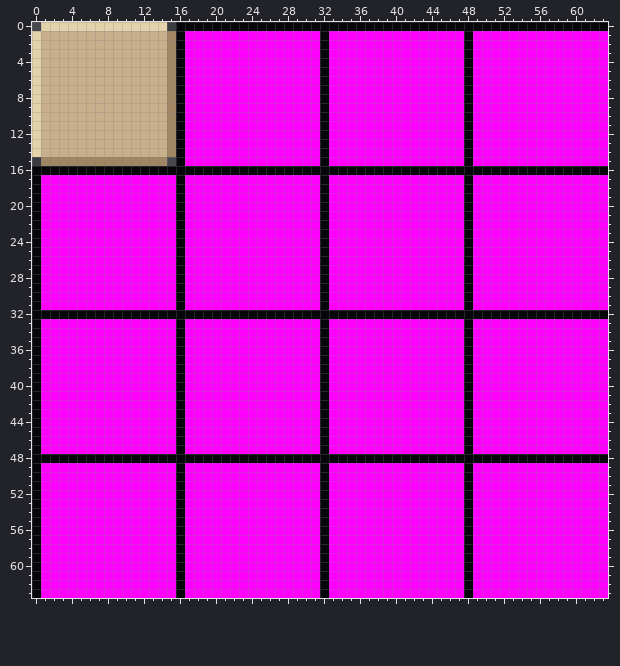
Two versions of one pixel-art sprite, res/spritesheet/tileset_default.png. The picture above was drawn from the file before the commit.
The file is 64x64 pixels.
New version:
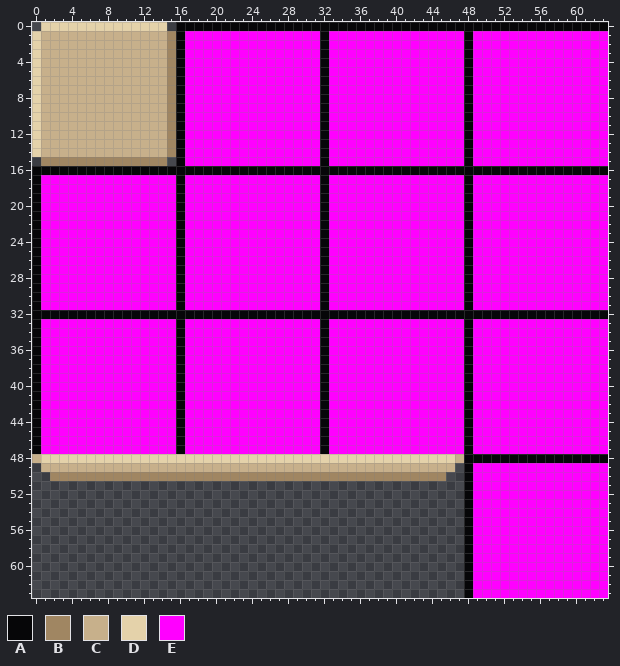
Palette (. is transparent): A #060608  B #a08662  C #c7b08b  D #e4d2aa  E #ff00ff
Changes in this commit:
y 48: x 0..47 AAAAAAAAAAAAAAAAAAAAAAAAAAAAAAAAAAAAAAAAAAAAAAAA -> CDDDDDDDDDDDDDDDDDDDDDDDDDDDDDDDDDDDDDDDDDDDDDDC
y 49: x 0..47 AEEEEEEEEEEEEEEEAEEEEEEEEEEEEEEEAEEEEEEEEEEEEEEE -> .CCCCCCCCCCCCCCCCCCCCCCCCCCCCCCCCCCCCCCCCCCCCCC.
y 50: x 0..47 AEEEEEEEEEEEEEEEAEEEEEEEEEEEEEEEAEEEEEEEEEEEEEEE -> ..BBBBBBBBBBBBBBBBBBBBBBBBBBBBBBBBBBBBBBBBBBBB..
y 51..63: x 0..47 AEEEEEEEEEEEEEEEAEEEEEEEEEEEEEEEAEEEEEEEEEEEEEEE -> ................................................
Where, in picture pixels (left, top, right, bottom), the same in both pictures:
changed: (32, 454, 464, 598)
